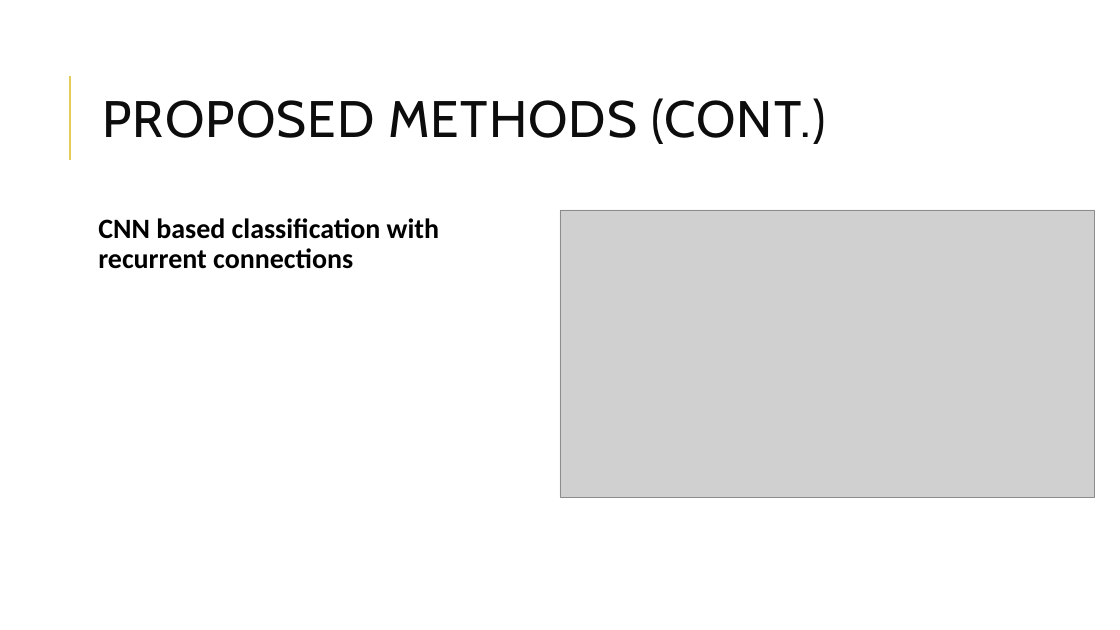
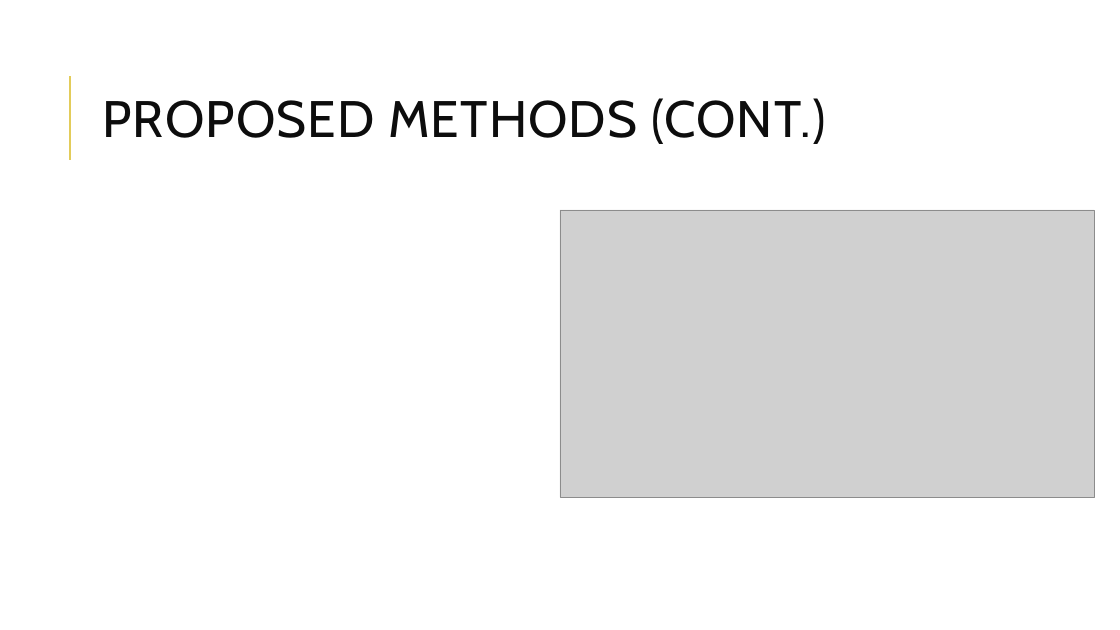
Before and after one commit to fin10/MachineLearningStudy, a slide deck: slide 7 of 160715_전창용.pptx. Drawn at 1120x630 pixels with LibreOffice and Linux fonts; fonts in the diff are those of the drawing; grey boxes stand for pictures; background and template pictures are left out. Boxes give left, top, right and bottom in pixels: in the first picture for what was removed or moved away, otherwise in the second. Text is boxed around its words. In the diff, an @@ line names an element or a change of style, - is before the commit and + after.

```diff
--- a/160715_전창용.pptx
+++ b/160715_전창용.pptx
@@ text removed at <box>98,218,439,269</box> @@
-CNN based classification with recurrent connections
```
Also in this commit, not shown: 2 other slides changed.
